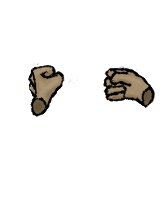
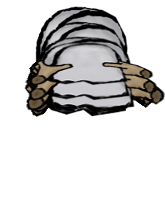
Before/after of a w=165, h=214 layered artwork. What changed in the layer stack:
hid "Hands Empty" over [28, 63, 155, 117]
hid "Hands empty color" over [30, 66, 153, 114]
added layer "Animation pos 5" above "Animation pos 4" over [28, 41, 154, 86]
added layer "Animation pos 4" above "Animation pos 3" over [28, 42, 158, 101]
added layer "Animation pos 3" above "Animation pos 2" over [24, 35, 165, 112]
renamed "Animation pos 1" to "Animation pos 2", showed it, painted on it over [26, 6, 156, 117]
added layer "Animation pos 1" above "Backgrou8nd" over [26, 6, 155, 117]
